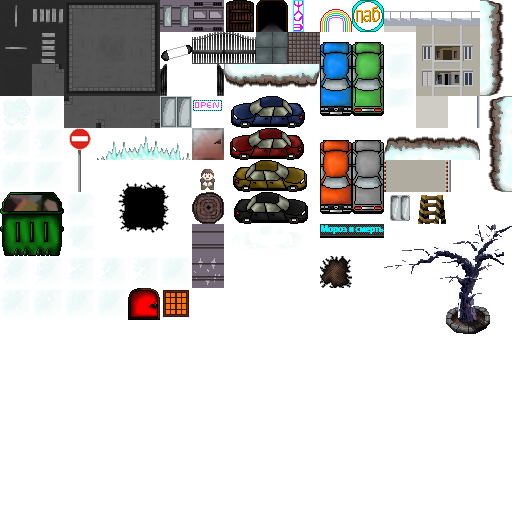
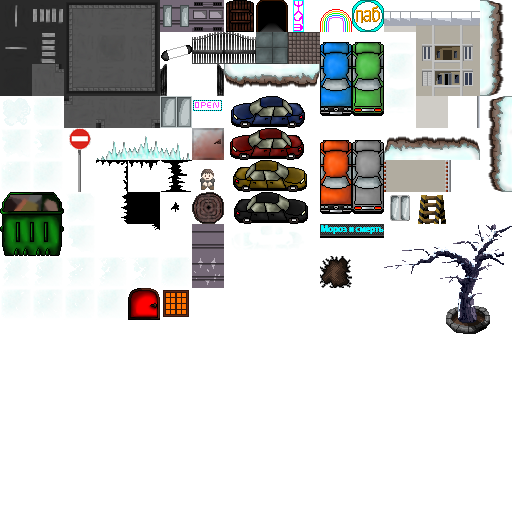
Revision of a layered w=512, h=512 image; what changed, layer by layer:
painted on "Calque 6" over bbox(96, 160, 192, 233)
